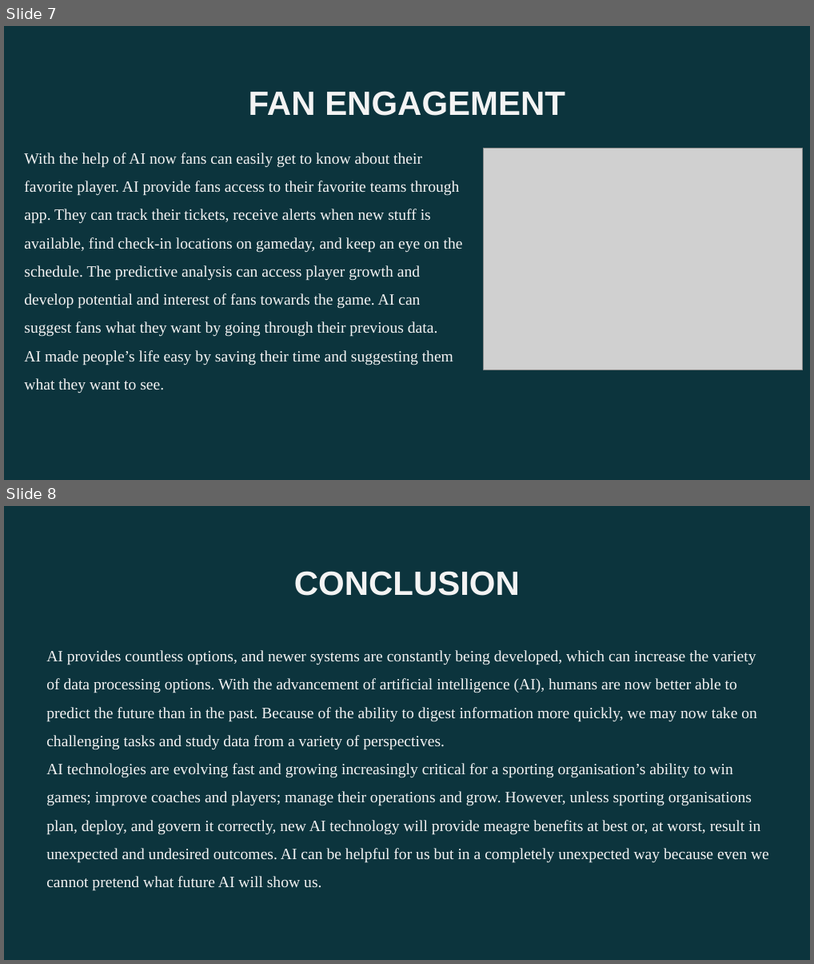
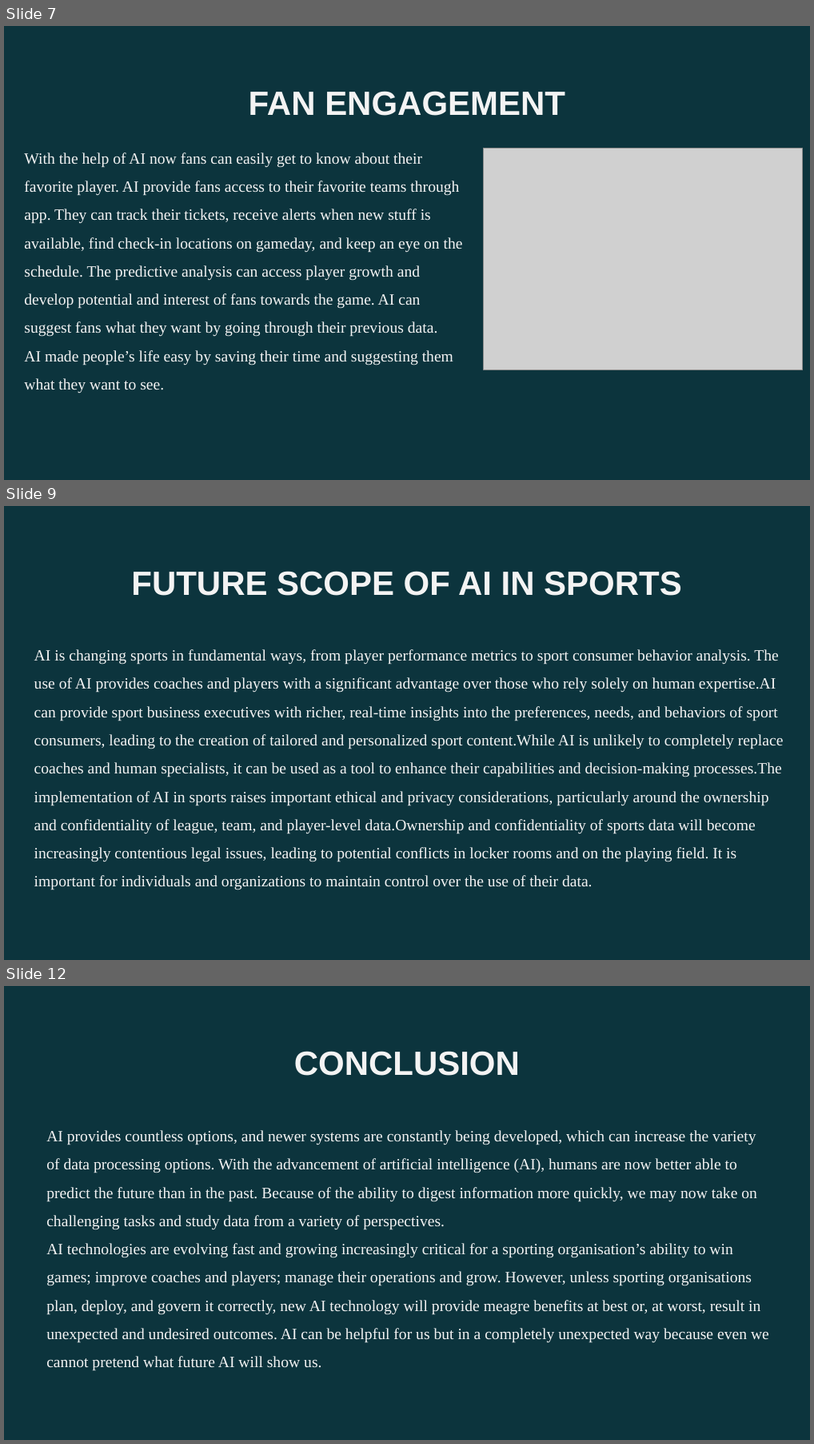
Before and after one commit to Dawarayoub/Ai-in-sports, a slide deck: AI PPT.pptx. Shown one above the other, each under a label of ours: slides 7 and 8 before the commit, slides 7, 9 and 12 after it; the slides between them are not shown. The pictures are 814x964 and 814x1444 pixels, drawn with LibreOffice and Linux fonts; fonts in the diff are those of the drawing; grey boxes stand for pictures; background and template pictures are left out. Boxes give left, top, right and bottom in pixels: in the first picture for what was removed or moved away, otherwise in the second. Text is boxed around its words. In the diff, an @@ line names an element or a change of style, - is before the commit and + after.

```diff
--- a/AI PPT.pptx
+++ b/AI PPT.pptx
@@ slide 9 added at (x1=4, y1=506, x2=810, y2=960), background picture (left out) @@
@@ title added at (x1=131, y1=571, x2=682, y2=596), 30 pt, text #F3F3F3, bold @@
+FUTURE SCOPE OF AI IN SPORTS
@@ text added at (x1=34, y1=649, x2=784, y2=890), 14 pt, text #F3F3F3 @@
+AI is changing sports in fundamental ways, from player performance metrics to sport consumer behavior analysis. The use of AI provides coaches and players with a significant advantage over those who rely solely on human expertise.AI can provide sport business executives with richer, real-time insights into the preferences, needs, and behaviors of sport consumers, leading to the creation of tailored and personalized sport content.While AI is unlikely to completely replace coaches and human specialists, it can be used as a tool to enhance their capabilities and decision-making processes.The implementation of AI in sports raises important ethical and privacy considerations, particularly around the ownership and confidentiality of league, team, and player-level data.Ownership and confidentiality of sports data will become increasingly contentious legal issues, leading to potential conflicts in locker rooms and on the playing field. It is important for individuals and organizations to maintain control over the use of their data.
@@ what was slide 8 is now slide 12 @@
```
Also in this commit, not shown: 3 other slides added.
